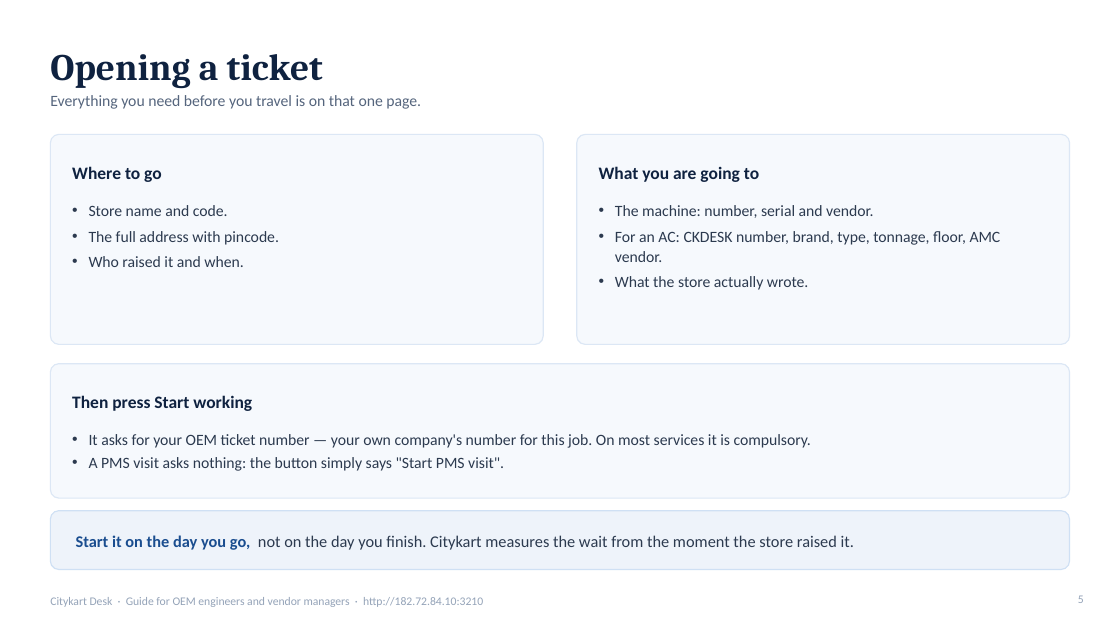
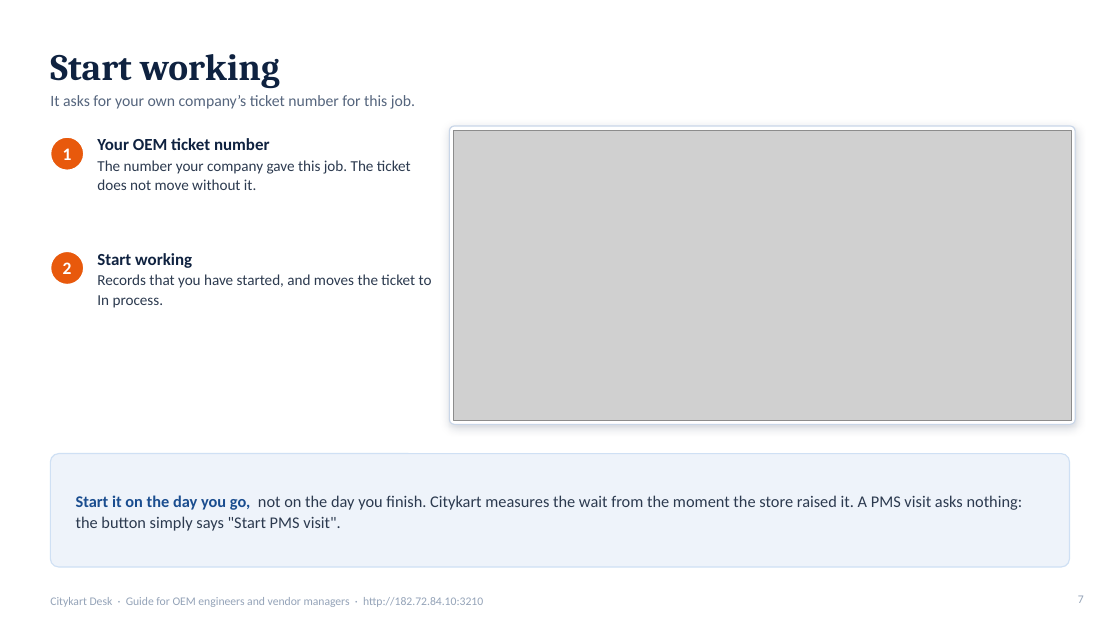
Before and after one commit to kumarsuraj84/Citykartdesk, a slide deck: slide 7 of docs/guides/CKDesk-Guide-for-Vendors.pptx (slide 5 before the commit). Drawn at 1120x630 pixels with LibreOffice and Linux fonts; fonts in the diff are those of the drawing; grey boxes stand for pictures. Boxes give left, top, right and bottom in pixels: in the first picture for what was removed or moved away, otherwise in the second. Text is boxed around its words. In the diff, an @@ line names an element or a change of style, - is before the commit and + after.

```diff
--- a/docs/guides/CKDesk-Guide-for-Vendors.pptx
+++ b/docs/guides/CKDesk-Guide-for-Vendors.pptx
@@ title at (x1=50, y1=54, x2=280, y2=89): text changed @@
-Opening a ticket
+Start working
@@ text at (x1=50, y1=95, x2=415, y2=109): text changed @@
-Everything you need before you travel is on that one page.
+It asks for your own company’s ticket number for this job.
@@ rounded rectangle removed at (x1=50, y1=134, x2=544, y2=344) @@
@@ ellipse added at (x1=50, y1=137, x2=84, y2=171), fill #E8590C, outline #FFFFFF 1.5 pt @@
@@ text added at (x1=63, y1=148, x2=72, y2=160), 15 pt, text #FFFFFF, bold @@
+1
@@ text added at (x1=97, y1=138, x2=411, y2=190), 13 pt, text #2C3A4F @@
+Your OEM ticket number
+The number your company gave this job. The ticket does not move without it.
@@ rounded rectangle resized from (x1=577, y1=134, x2=1070, y2=344) to (x1=450, y1=126, x2=1075, y2=424) @@
@@ rounded rectangle at (x1=450, y1=126, x2=1075, y2=424): fill #F6F9FD to #FFFFFF; outline #DCE7F5 1 pt to #C9D6E8 1 pt; shadow on; proportions changed @@
@@ picture added at (x1=454, y1=130, x2=1071, y2=420) @@
@@ text removed at (x1=72, y1=166, x2=162, y2=182) @@
-Where to go
@@ text removed at (x1=599, y1=166, x2=759, y2=182) @@
-What you are going to
@@ text removed at (x1=89, y1=205, x2=279, y2=267) @@
-• Store name and code.
-• The full address with pincode.
-• Who raised it and when.
@@ text removed at (x1=615, y1=205, x2=1001, y2=290) @@
-• The machine: number, serial and vendor.
-• For an AC: CKDESK number, brand, type, tonnage, floor, AMC vendor.
-• What the store actually wrote.
@@ ellipse added at (x1=50, y1=251, x2=84, y2=285), fill #E8590C, outline #FFFFFF 1.5 pt @@
@@ text added at (x1=63, y1=262, x2=72, y2=274), 15 pt, text #FFFFFF, bold @@
+2
@@ text added at (x1=97, y1=253, x2=432, y2=308), 13 pt, text #2C3A4F @@
+Start working
+Records that you have started, and moves the ticket to In process.
@@ rounded rectangle removed at (x1=50, y1=364, x2=1070, y2=498) @@
@@ text removed at (x1=72, y1=395, x2=252, y2=411) @@
-Then press Start working
@@ text removed at (x1=89, y1=434, x2=811, y2=471) @@
-• It asks for your OEM ticket number — your own company's number for this job. On most services it is compulsory.
-• A PMS visit asks nothing: the button simply says "Start PMS visit".
@@ rounded rectangle resized from (x1=50, y1=511, x2=1070, y2=570) to (x1=50, y1=454, x2=1070, y2=567) @@
@@ rounded rectangle at (x1=50, y1=454, x2=1070, y2=567): proportions changed @@
@@ text at (x1=76, y1=495, x2=1023, y2=531): text changed @@
-Start it on the day you go, not on the day you finish. Citykart measures the wait from the moment the store raised it.
+Start it on the day you go, not on the day you finish. Citykart measures the wait from the moment the store raised it. A PMS visit asks nothing: the button simply says "Start PMS visit".
@@ page number at (x1=1078, y1=595, x2=1084, y2=603): text changed @@
-5
+7
```
Also in this commit, not shown: 5 other slides changed, 8 slides added, 2 slides removed, 2 other files.
